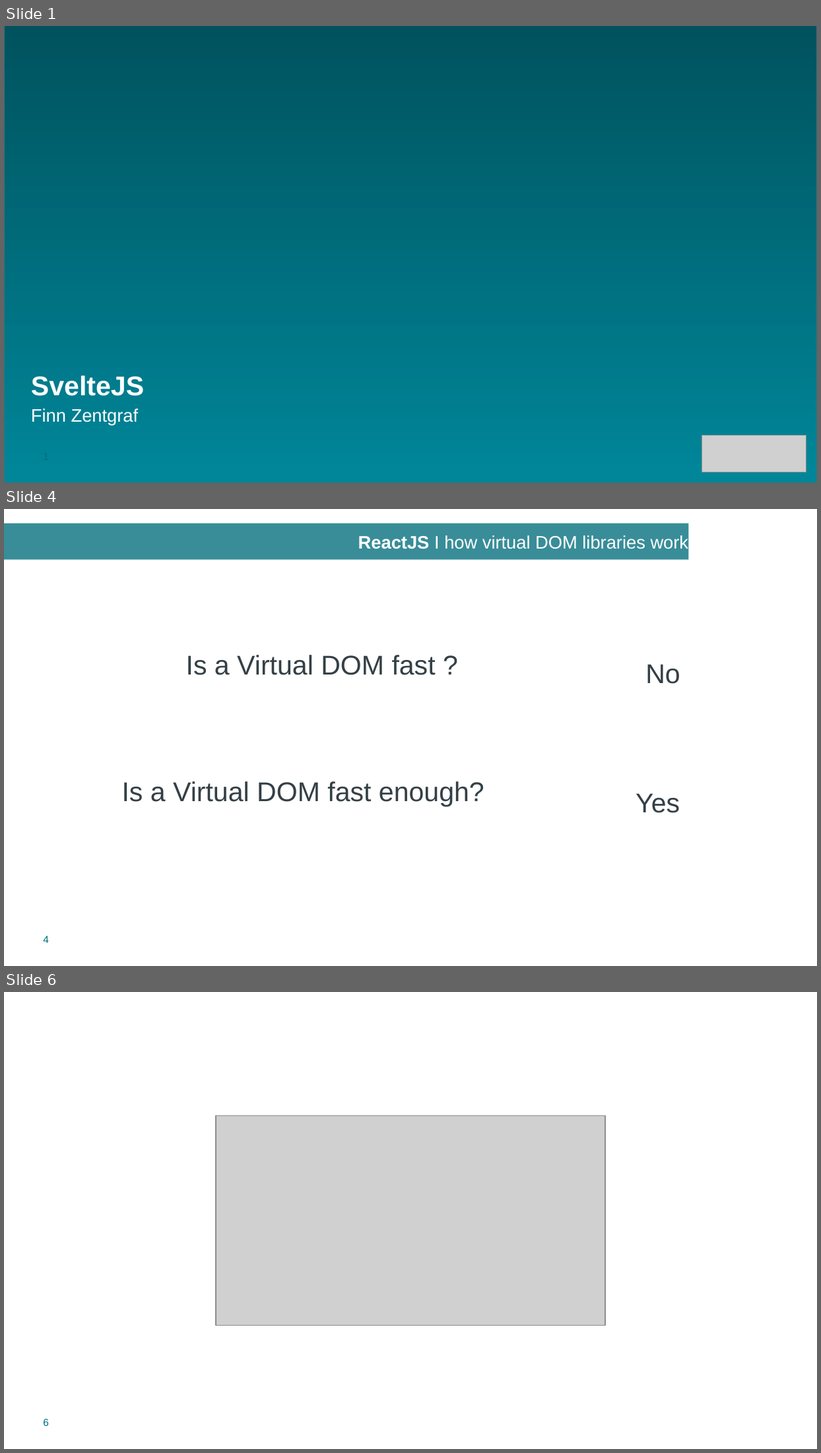
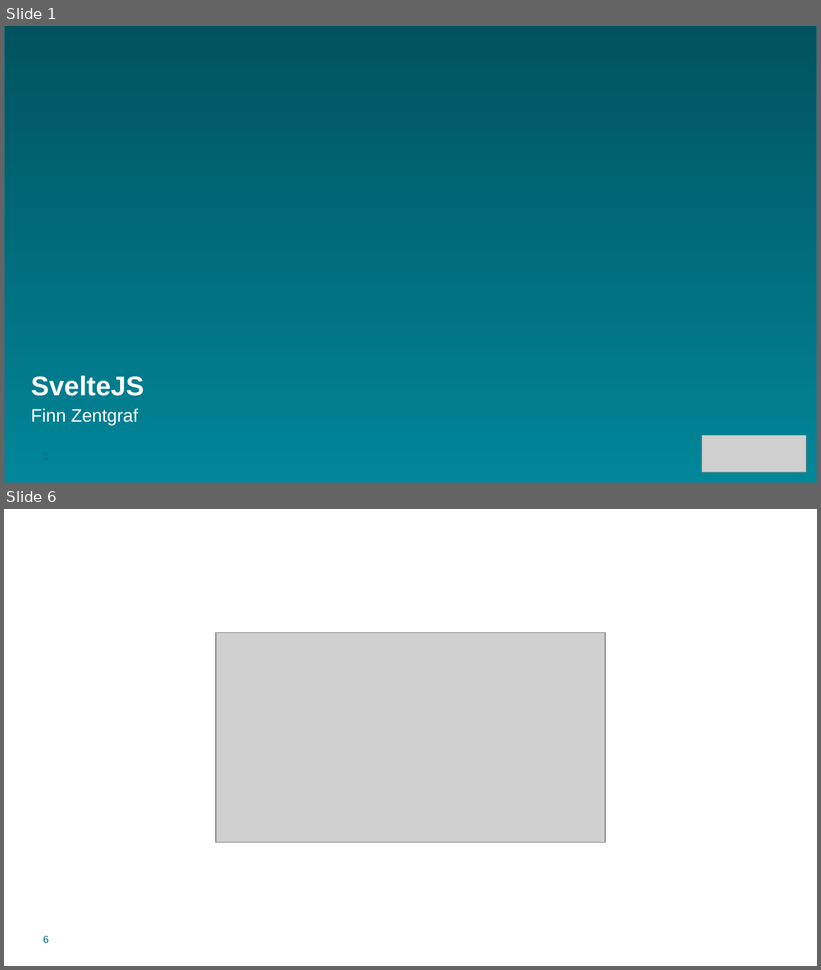
Before and after one commit to inform40/tutorial-svelte, a slide deck: svelte.pptx. Shown one above the other, each under a label of ours: slides 1, 4 and 6 before the commit, slides 1 and 6 after it; the slides between them are not shown. The pictures are 821x1453 and 821x970 pixels, drawn with LibreOffice and Linux fonts; fonts in the diff are those of the drawing; grey boxes stand for pictures; background and template pictures are left out; a plain dark background stands for a picture behind light text. Boxes give left, top, right and bottom in pixels: in the first picture for what was removed or moved away, otherwise in the second. Text is boxed around its words. In the diff, an @@ line names an element or a change of style, - is before the commit and + after.

```diff
--- a/svelte.pptx
+++ b/svelte.pptx
@@ slide 4 removed at [4, 509, 817, 966], background #FFFFFF; not listed: 3 template elements that a slide beside it also shows @@
@@ title removed at [4, 524, 688, 560] @@
-ReactJS I how virtual DOM libraries work
@@ text removed at [186, 655, 436, 675] @@
-Is a Virtual DOM fast ?
@@ text removed at [646, 664, 680, 684] @@
-No
@@ text removed at [122, 782, 484, 807] @@
-Is a Virtual DOM fast enough?
@@ text removed at [636, 793, 680, 813] @@
-Yes
```
Also in this commit, not shown: 4 slides added, 6 other slides removed.
